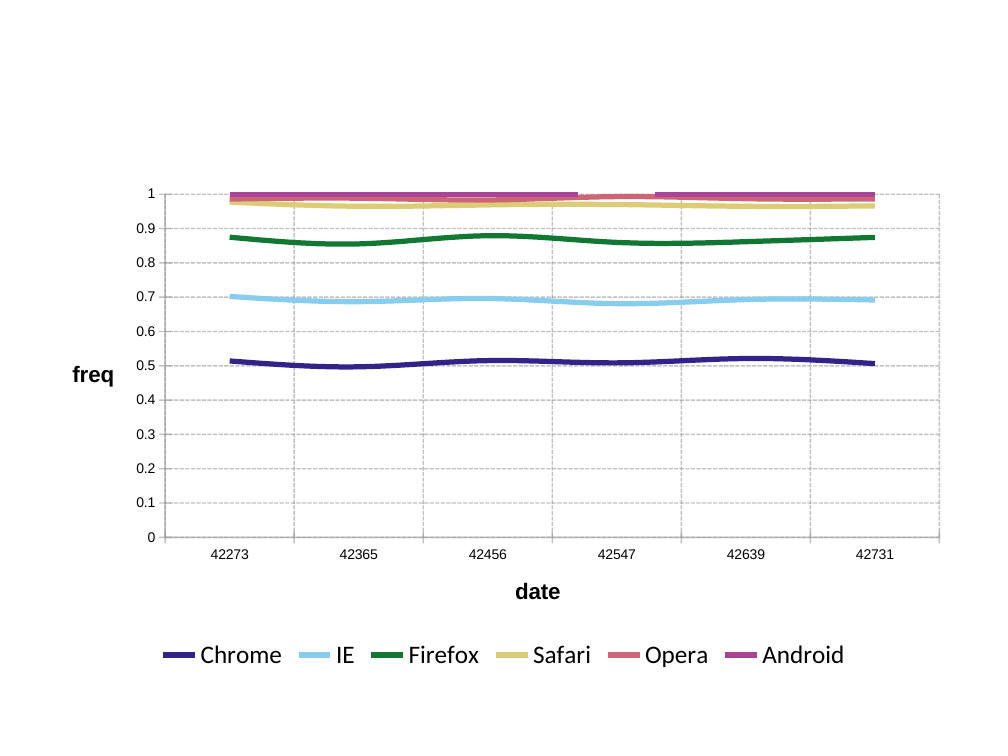
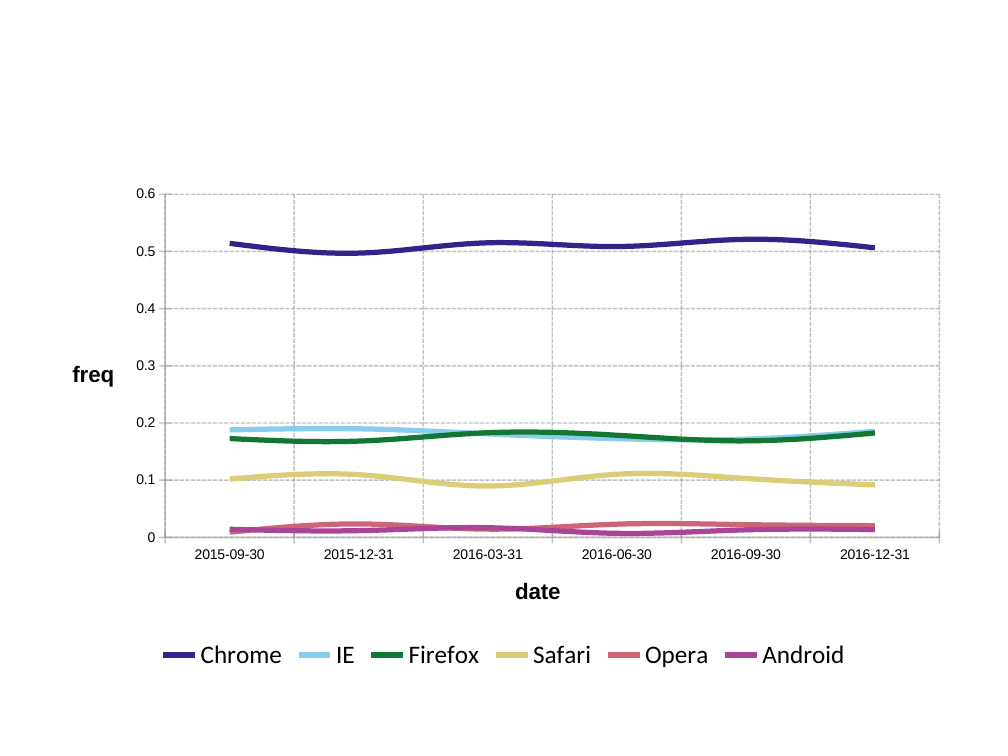
Before and after one commit to ardata-fr/mschart, a slide deck: slide 1 of docs/articles/assets/pptx/gallery_line_03.pptx. Drawn at 1008x756 pixels with LibreOffice and Linux fonts; fonts in the diff are those of the drawing. Boxes give left, top, right and bottom in pixels: in the first picture for what was removed or moved away, otherwise in the second. Text is boxed around its words. In the diff, an @@ line names an element or a change of style, - is before the commit and + after.

```diff
--- a/docs/articles/assets/pptx/gallery_line_03.pptx
+++ b/docs/articles/assets/pptx/gallery_line_03.pptx
@@ line stacked 100% chart at (50, 176, 958, 675) @@
@@ line stacked 100% chart to line chart @@
-categories: 42273, 42365, 42456, 42547, 42639, 42731
+categories: 2015-09-30, 2015-12-31, 2016-03-31, 2016-06-30, 2016-09-30, 2016-12-31
-Chrome: 51, 50, 52, 51, 52, 51
+Chrome: 0.51, 0.5, 0.52, 0.51, 0.52, 0.51
-IE: 19, 19, 18, 17, 17, 19
+IE: 0.19, 0.19, 0.18, 0.17, 0.17, 0.19
-Firefox: 17, 17, 18, 18, 17, 18
+Firefox: 0.17, 0.17, 0.18, 0.18, 0.17, 0.18
-Safari: 10, 11, 9, 11, 10, 9
+Safari: 0.1, 0.11, 0.09, 0.11, 0.1, 0.09
-Opera: 1, 2, 1, 2, 2, 2
+Opera: 0.01, 0.02, 0.01, 0.02, 0.02, 0.02
-Android: 1, 1, 2, 1, 1, 1
+Android: 0.01, 0.01, 0.02, 0.01, 0.01, 0.01
```
Also in this commit, not shown: 40 other files.
